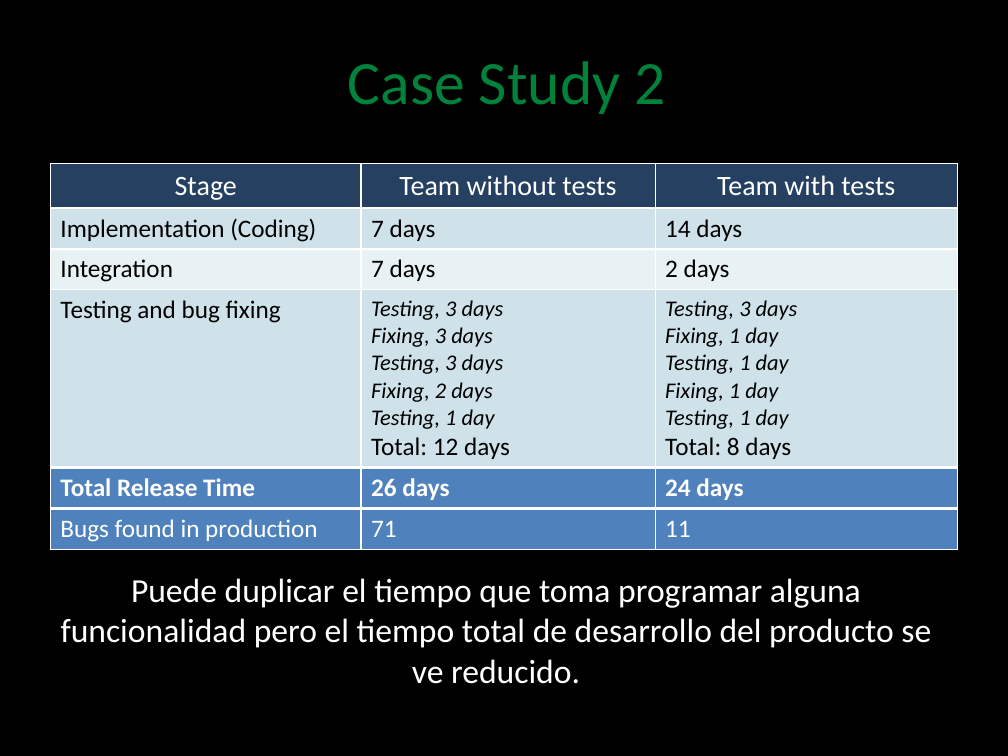
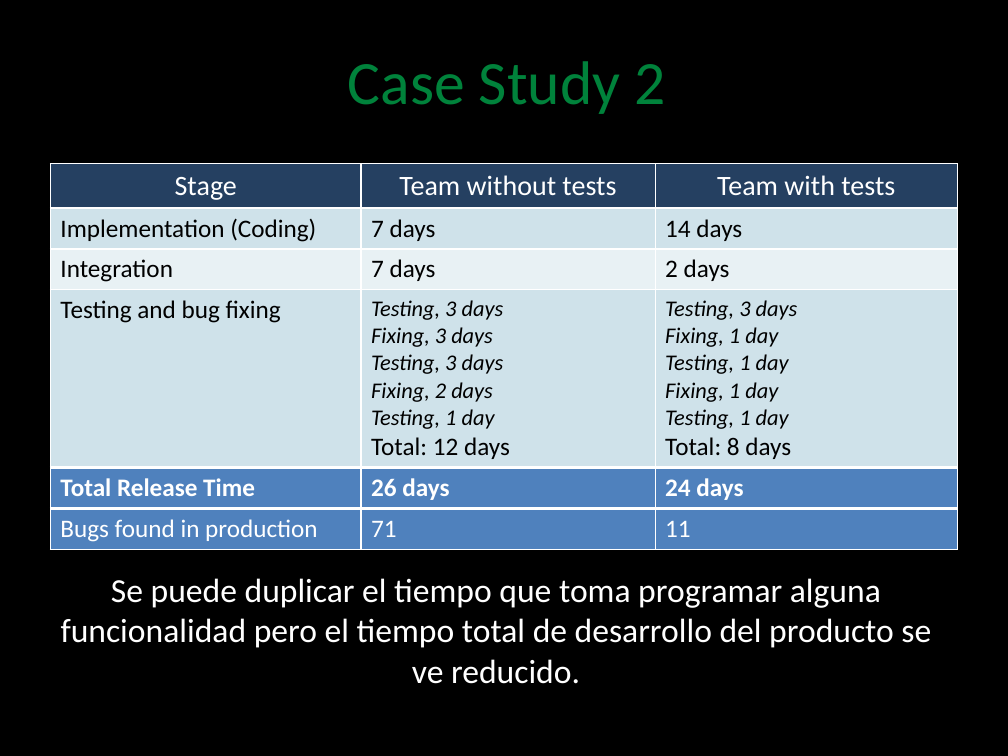
Before and after one commit to angelnunezsalazar/Test-Driven-Development, a slide deck: slide 16 of Diapositivas/Test Driven Development.pptx. Drawn at 1008x756 pixels with LibreOffice and Linux fonts; fonts in the diff are those of the drawing; background and template pictures are left out. Boxes give left, top, right and bottom in pixels: in the first picture for what was removed or moved away, otherwise in the second. Text is boxed around its words. In the diff, an @@ line names an element or a change of style, - is before the commit and + after.

```diff
--- a/Diapositivas/Test Driven Development.pptx
+++ b/Diapositivas/Test Driven Development.pptx
@@ text at <box>61,578,931,684</box>: text changed @@
-Puede duplicar el tiempo que toma programar alguna funcionalidad pero el tiempo total de desarrollo del producto se ve reducido.
+Se puede duplicar el tiempo que toma programar alguna funcionalidad pero el tiempo total de desarrollo del producto se ve reducido.
```
Also in this commit, not shown: 1 other slide changed, 2 slides added, 1 slide removed, 47 other files.
